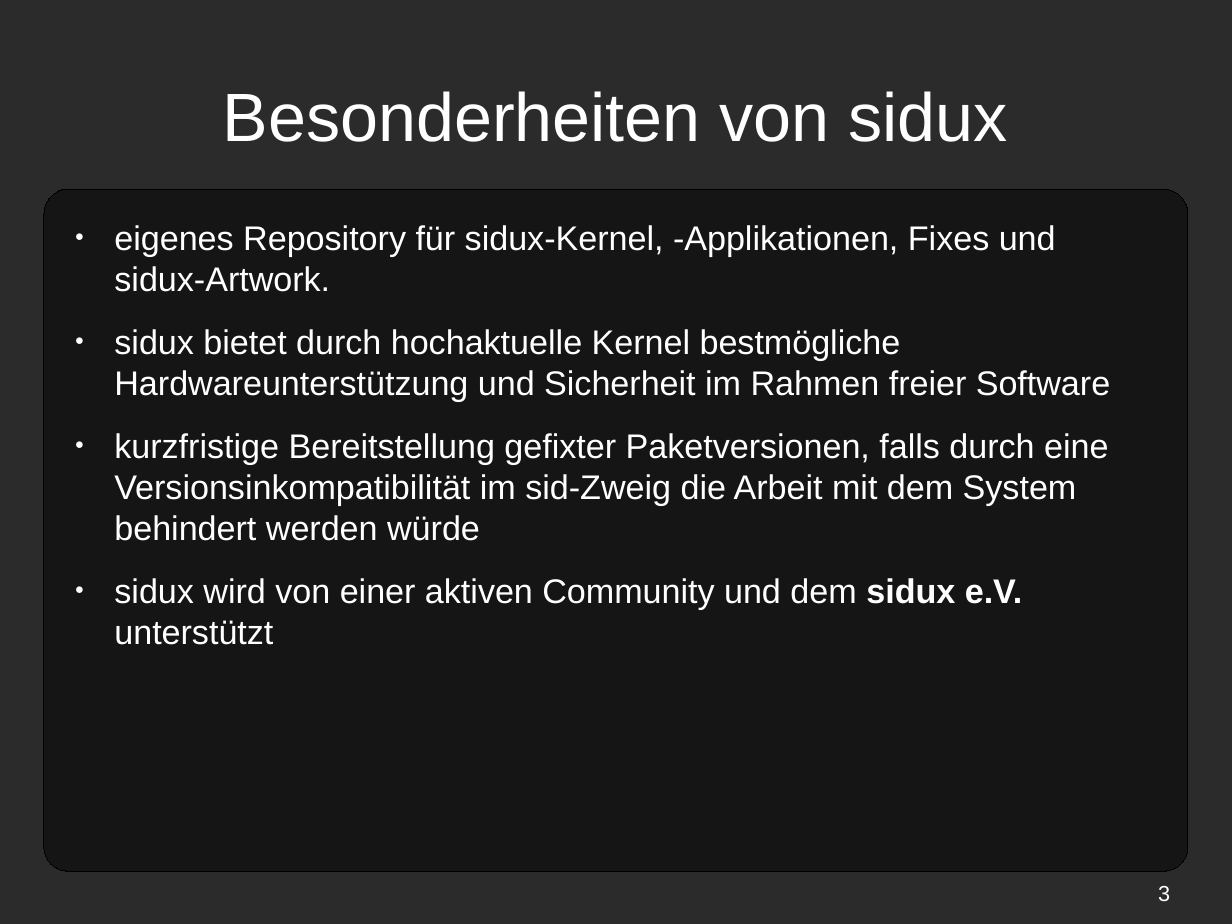
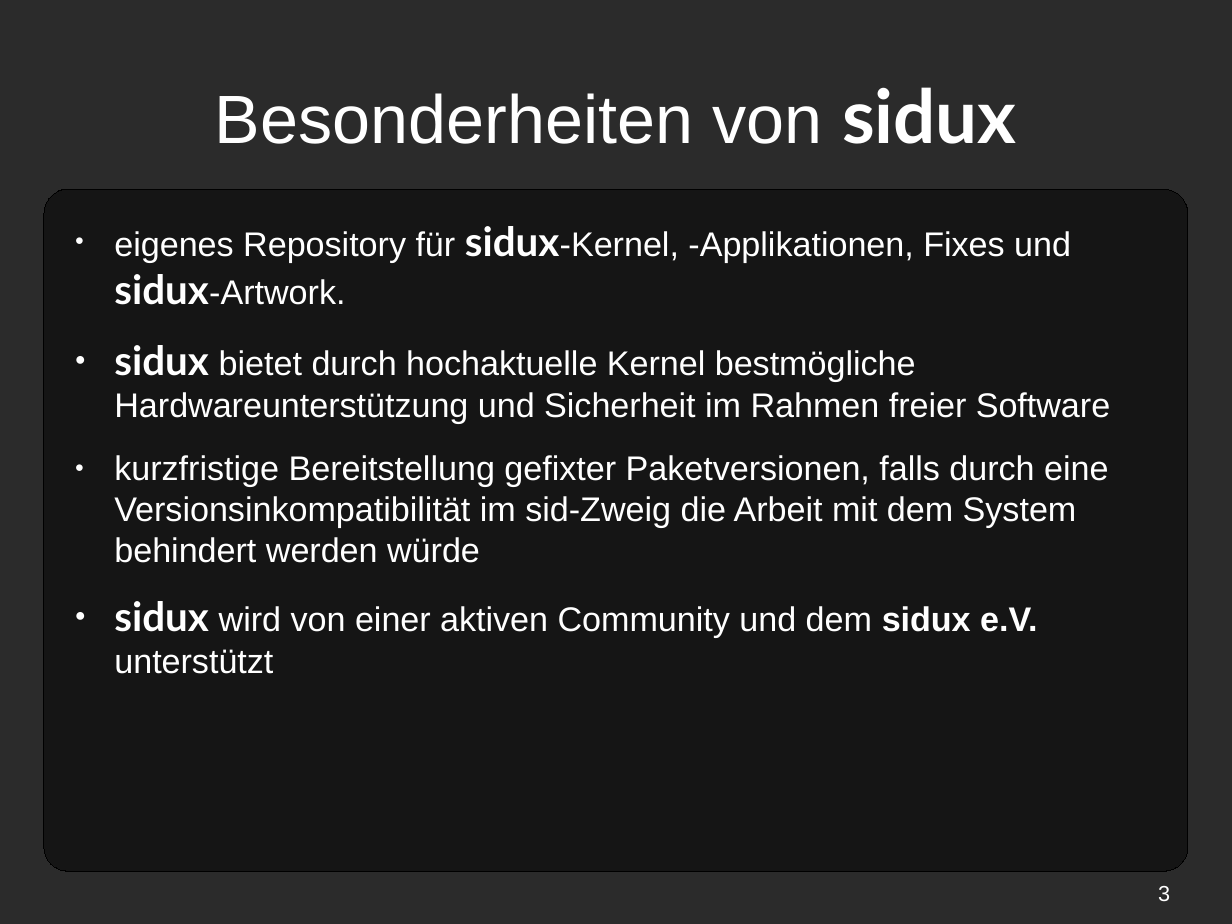
Before and after one commit to sidux-ev/praesentation, a slide deck: slide 3 of bin/soundscout/siduxSIGINT-soundscout.odp. Drawn at 1232x924 pixels with LibreOffice and Linux fonts; fonts in the diff are those of the drawing; background and template pictures are left out; a plain dark background stands for a picture behind light text. Boxes give left, top, right and bottom in pixels: in the first picture for what was removed or moved away, otherwise in the second. Text is boxed around its words. In the diff, an @@ line names an element or a change of style, - is before the commit and + after.

Commit message:
formatierung 'sidux' nach >>dustismo +4 pt<< geändert

```diff
--- a/bin/soundscout/siduxSIGINT-soundscout.odp
+++ b/bin/soundscout/siduxSIGINT-soundscout.odp
@@ title "Besonderheiten von sidux" at (215,87,1017,144): size 44 to 48 pt, font Arial to Lato, bold on in "sidux" @@
@@ text at (114,226,1110,674): size 22 to 26 pt, font Arial to Lato, bold on in "sidux-Kernel, sidux-Artwork.", "sidux", "sidux" @@
```
Also in this commit, not shown: 8 other slides changed, 1 other file.
